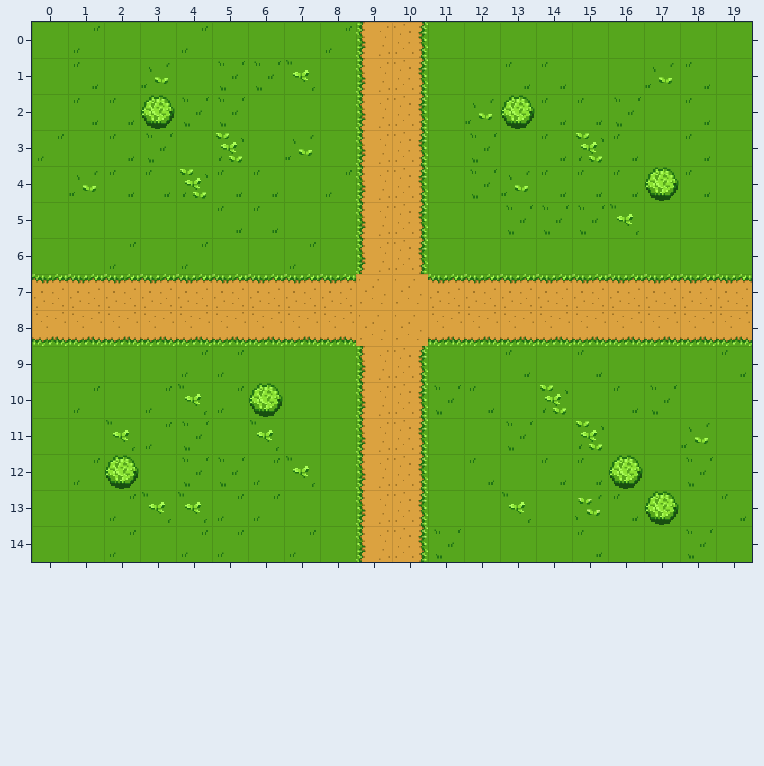
One commit to this Tiled map (JSON): assets/tiled/World0_1.json. The picture above is the old version.
Cells are 50x50 px. Shown: x 0..19, y 0..14. The commit also replaced the tileset; all pictures use the new one.
The same view after the edit:
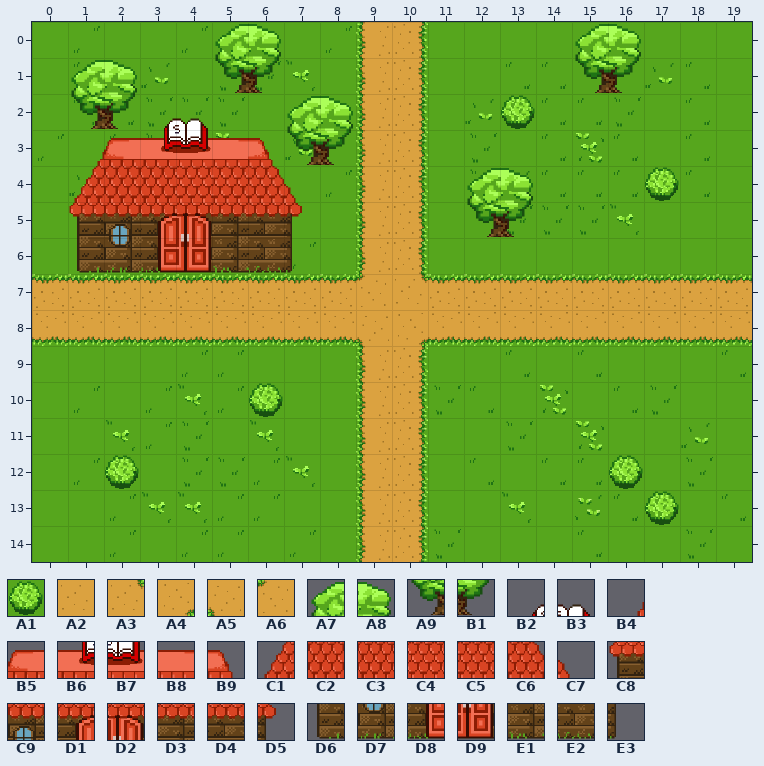
Key: from "pixil_tileset_1": A1 7, A2 8, A3 18, A4 19, A5 20, A6 21, A7 30, A8 31, A9 40, B1 41, B2 52, B3 53, B4 60, B5 61, B6 62, B7 63, B8 64, B9 65, C1 70, C2 71, C3 72, C4 73, C5 74, C6 75, C7 76, C8 80, C9 81, D1 82, D2 83, D3 84, D4 85, D5 86, D6 90, D7 91, D8 92, D9 93, E1 94, E2 95, E3 96.
__ is an empty cell.
The edit:
Layer "Back/Path":
y 7: x 9..10 A2 A2 -> A6 A3
y 8: x 9..10 A2 A2 -> A5 A4
Layer "Obstacles":
y 0: x 5..6 __ __ -> A7 A8; x 15..16 __ __ -> A7 A8
y 1: x 1..2 __ __ -> A7 A8; x 5..6 __ __ -> A9 B1; x 15..16 __ __ -> A9 B1
y 2: x 1..4 __ __ A1 __ -> A9 B1 B2 B3; x 7..8 __ __ -> A7 A8
y 3: x 1..8 __ __ __ __ __ __ __ __ -> B4 B5 B6 B7 B8 B9 A9 B1
y 4: x 1..7 __ __ __ __ __ __ __ -> C1 C2 C3 C4 C5 C6 C7; x 12..13 __ __ -> A7 A8
y 5: x 1..7 __ __ __ __ __ __ __ -> C8 C9 D1 D2 D3 D4 D5; x 12..13 __ __ -> A9 B1
y 6: x 1..7 __ __ __ __ __ __ __ -> D6 D7 D8 D9 E1 E2 E3
Boxes around the changes in both pictures, in picture pixels (x1, y1, x2, y2):
changed: (69, 24, 353, 273)
added: (575, 24, 641, 93)
added: (467, 168, 533, 237)
changed: (356, 274, 428, 346)
